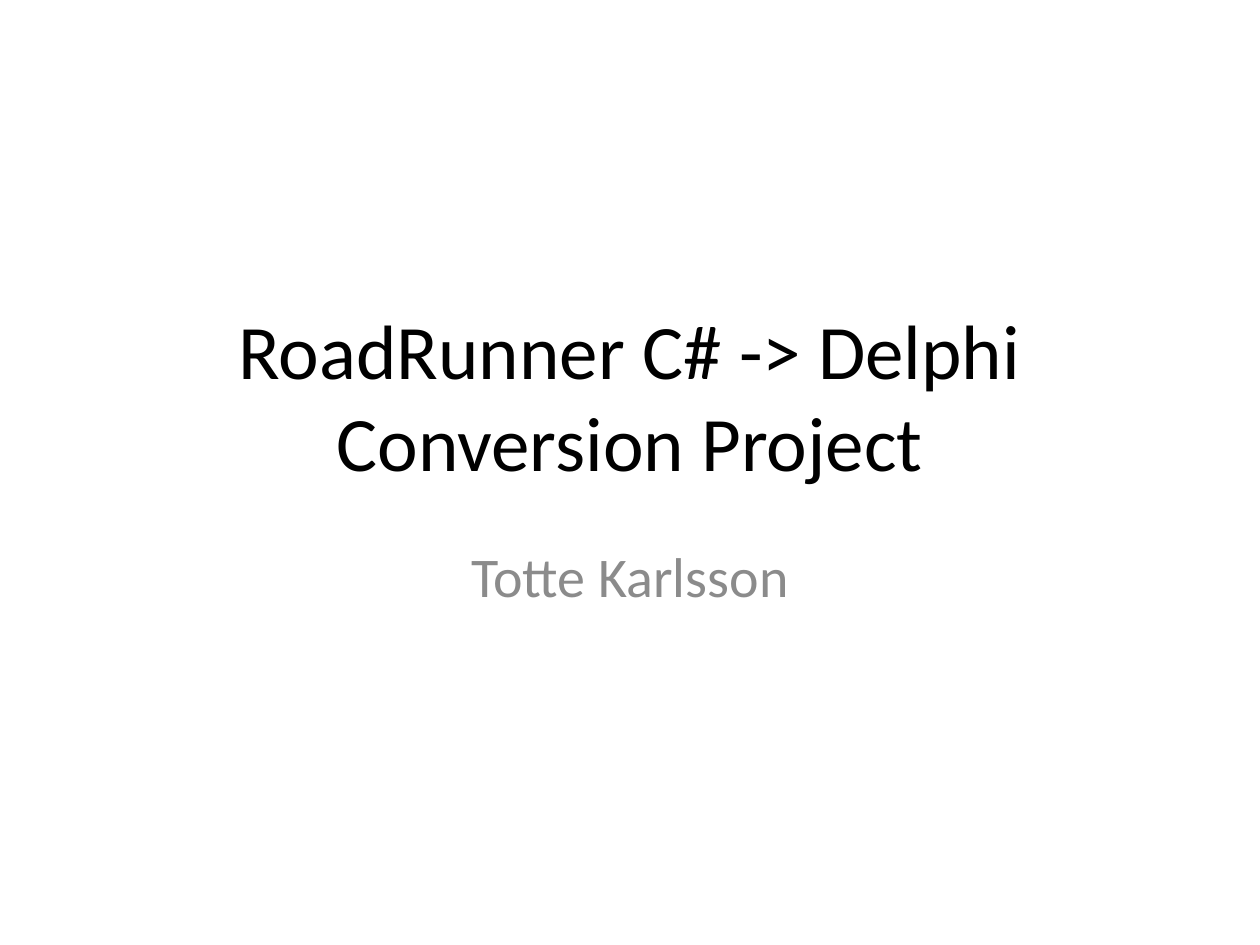
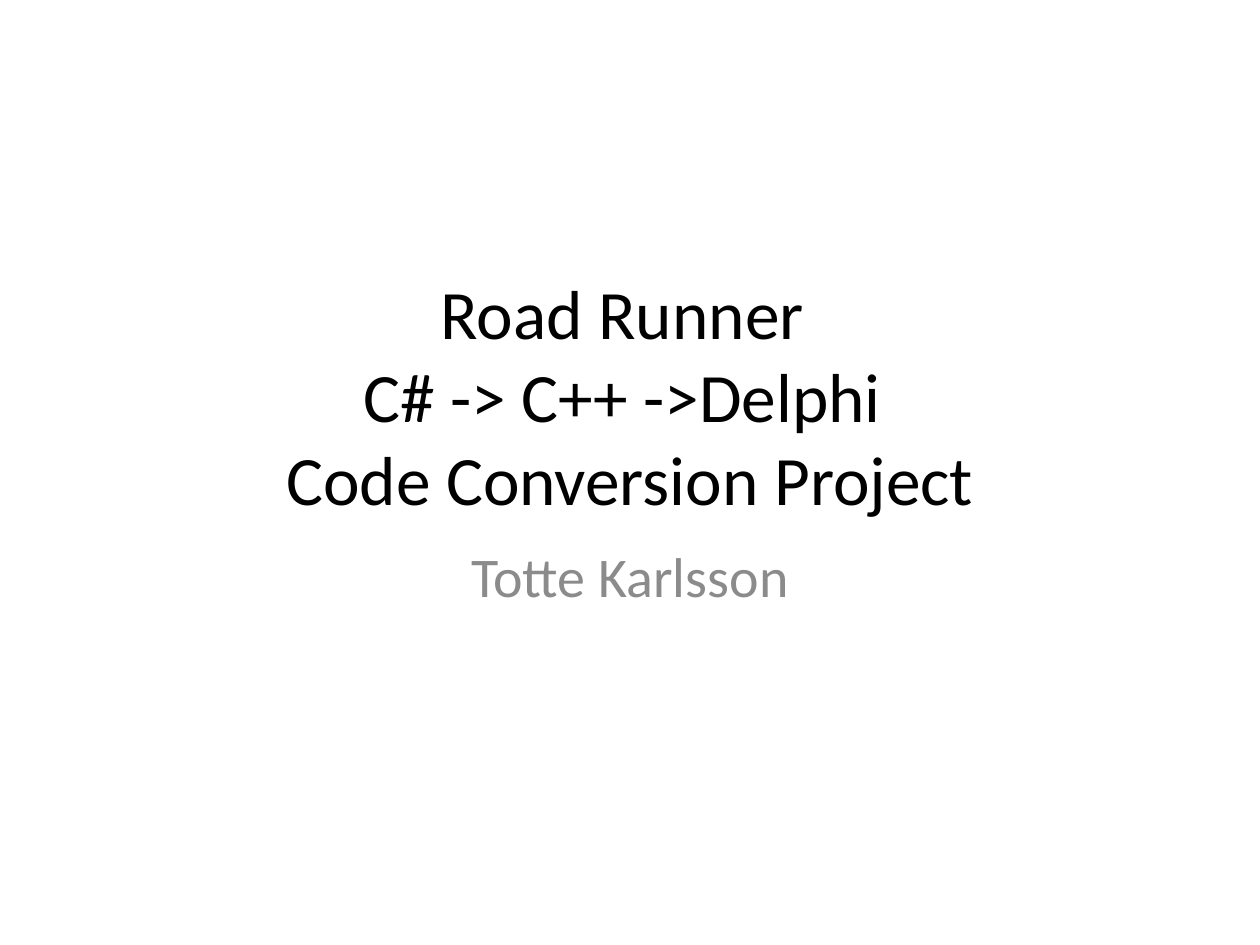
Before and after one commit to gregmedlock/roadrunnerwork, a slide deck: slide 1 of trunk/Docs/RoadRunnerPPT.pptx. Drawn at 1260x945 pixels with LibreOffice and Linux fonts; fonts in the diff are those of the drawing. Boxes give left, top, right and bottom in pixels: in the first picture for what was removed or moved away, otherwise in the second. Text is boxed around its words. In the diff, an @@ line names an element or a change of style, - is before the commit and + after.

```diff
--- a/trunk/Docs/RoadRunnerPPT.pptx
+++ b/trunk/Docs/RoadRunnerPPT.pptx
@@ title at <box>286,291,973,517</box>: text changed; size 44 to 39.6 pt @@
-RoadRunner C# -> Delphi Conversion Project
+Road Runner
+C# -> C++ ->Delphi
+Code Conversion Project
```
Also in this commit, not shown: 3 other slides changed, 2 slides added, 2 slides removed, 1 other file.
